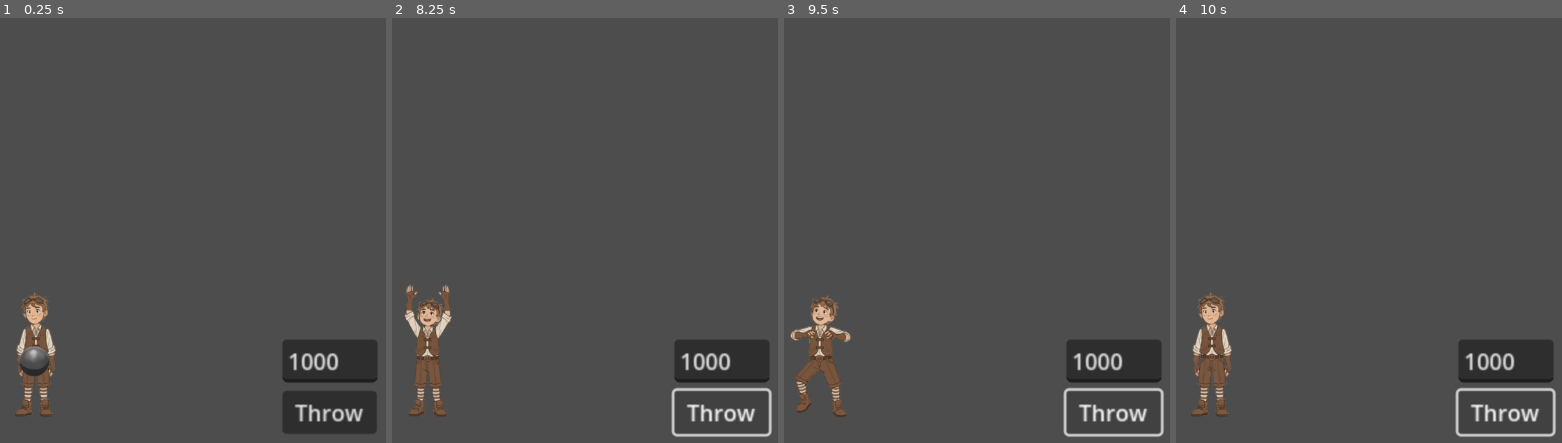
Above: before the commit, frames 1-4 (left to right).
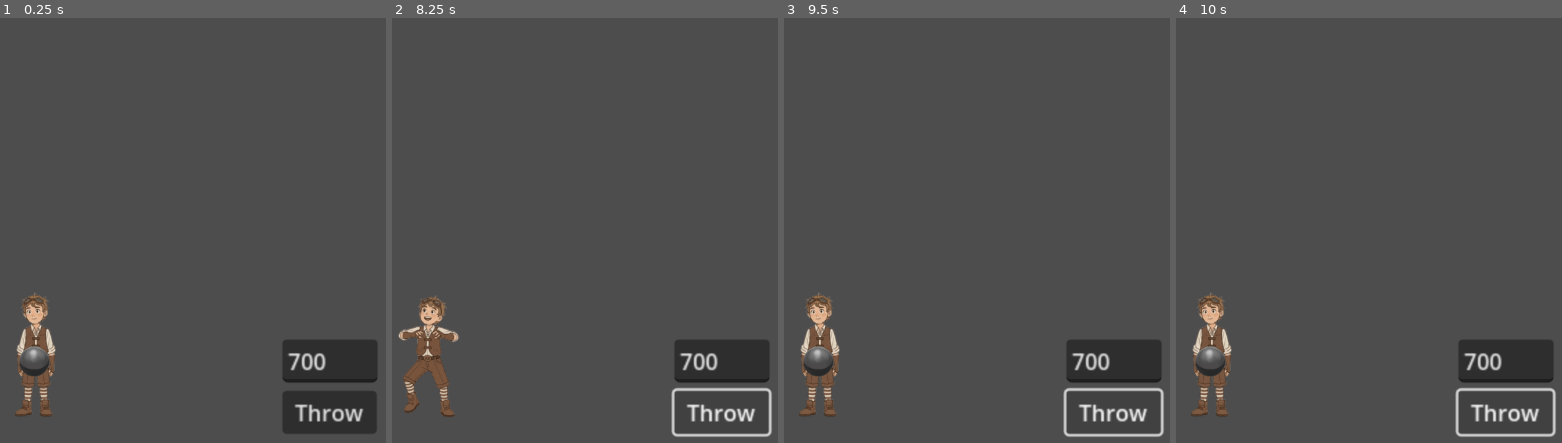
Above: after the commit, the same moments.

Repository: vasyukovin/physics
Game: Godot game, scene res://playground.tscn
Same seed, same stepped clock (60 frames per second), same inputs: the game is played once before the commit and once after it.
Inputs:
- Up to frame 1 (0.25 s): no input
- Up to frame 2 (8.25 s): click "Throw" at 0.5 s; click "Throw" at 1.25 s; click "Throw" at 2 s; tap Enter at 2.75, 4.25, 5.75 s; tap Space at 3.5, 5, 6.5 s
- Up to frame 3 (9.5 s): no input
- Up to frame 4 (10 s): no input

The runs differ from the first frame. In frame 1, 0.2% of the frame differs, in the area x 74-88%, y 78-84%; in frame 2, 1.9%; in frame 3, 2.1%, in the area x 1-88%, y 64-94%; in frame 4, 0.6%.

Commit message:
Update default force input value to 700 in playground.gd

Diff:
--- a/playground.gd
+++ b/playground.gd
@@ -22,8 +22,7 @@
 
 	throw_button.pressed.connect(_on_throw_button_pressed)
 
-	force_input.text = "1000"
-	force_input.placeholder_text = "Enter force (e.g., 500)"
+	force_input.text = "700"
 
 func _physics_process(_delta):
 	if ball_is_thrown and not ball.freeze:
